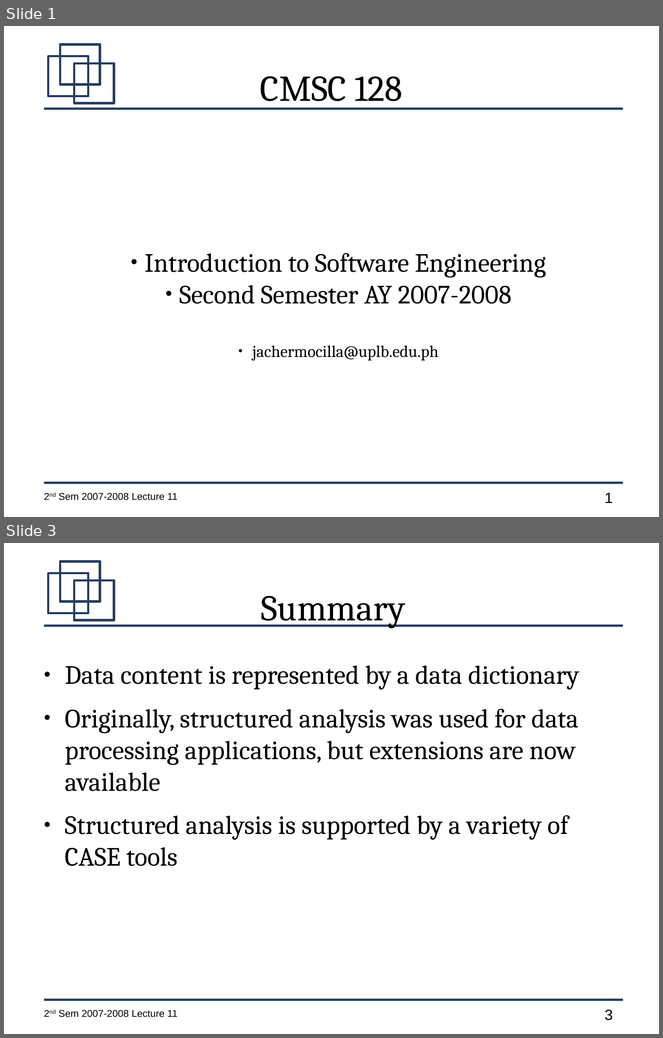
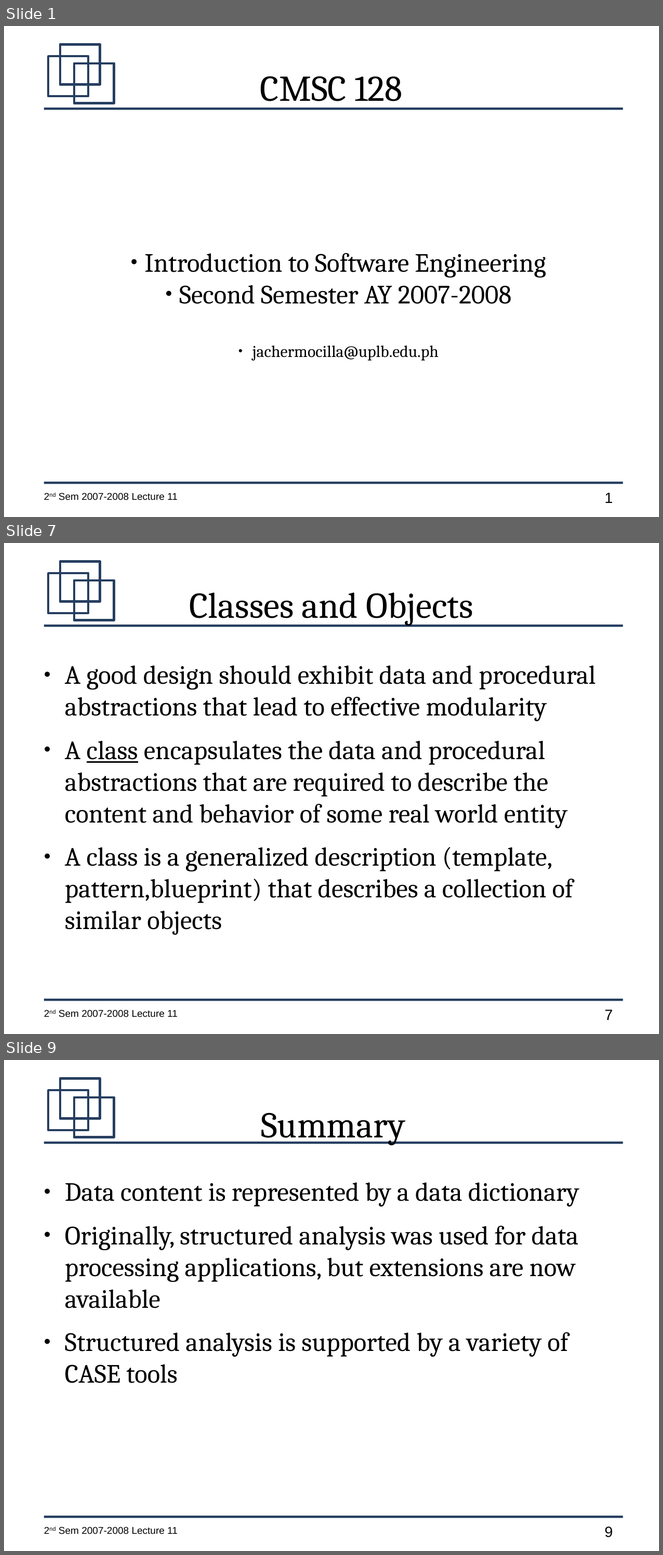
Before and after one commit to jachermocilla/jach-homepage, a slide deck: CMSC128-2nd-Sem-2007-L11.odp. Shown one above the other, each under a label of ours: slides 1 and 3 before the commit, slides 1, 7 and 9 after it; the slides between them are not shown. The pictures are 663x1038 and 663x1555 pixels, drawn with LibreOffice and Linux fonts; fonts in the diff are those of the drawing. Boxes give left, top, right and bottom in pixels: in the first picture for what was removed or moved away, otherwise in the second. Text is boxed around its words. In the diff, an @@ line names an element or a change of style, - is before the commit and + after.

```diff
--- a/CMSC128-2nd-Sem-2007-L11.odp
+++ b/CMSC128-2nd-Sem-2007-L11.odp
@@ slide 7 added at [4,543,659,1034], background #FFFFFF; not listed: 7 template elements that a slide beside it also shows @@
@@ title added at [190,592,473,626], 44 pt, text #000000 @@
+Classes and Objects
@@ text added at [65,665,596,935], 32 pt, text #000000 @@
+● A good design should exhibit data and procedural abstractions that lead to effective modularity
+● A class encapsulates the data and procedural abstractions that are required to describe the content and behavior of some real world entity
+● A class is a generalized description (template, pattern,blueprint) that describes a collection of similar objects
@@ what was slide 3 is now slide 9 @@
@@ page number at [605,1527,613,1538]: text changed @@
-3
+9
```
Also in this commit, not shown: 6 other slides added, 1 slide removed.
